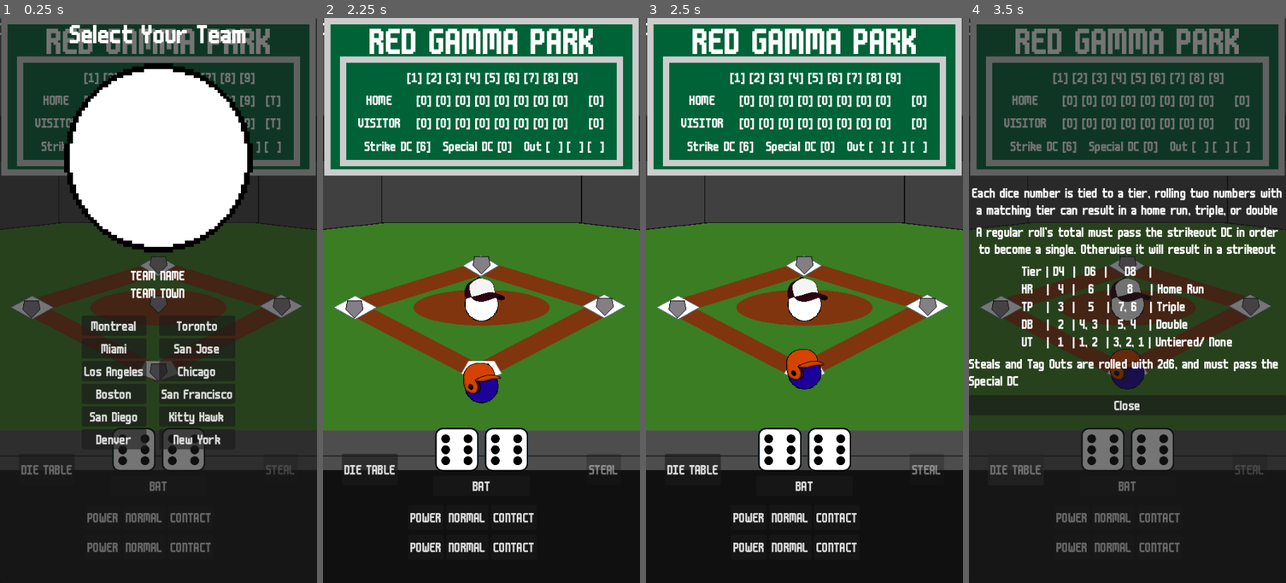
Above: before the commit, frames 1-4 (left to right).
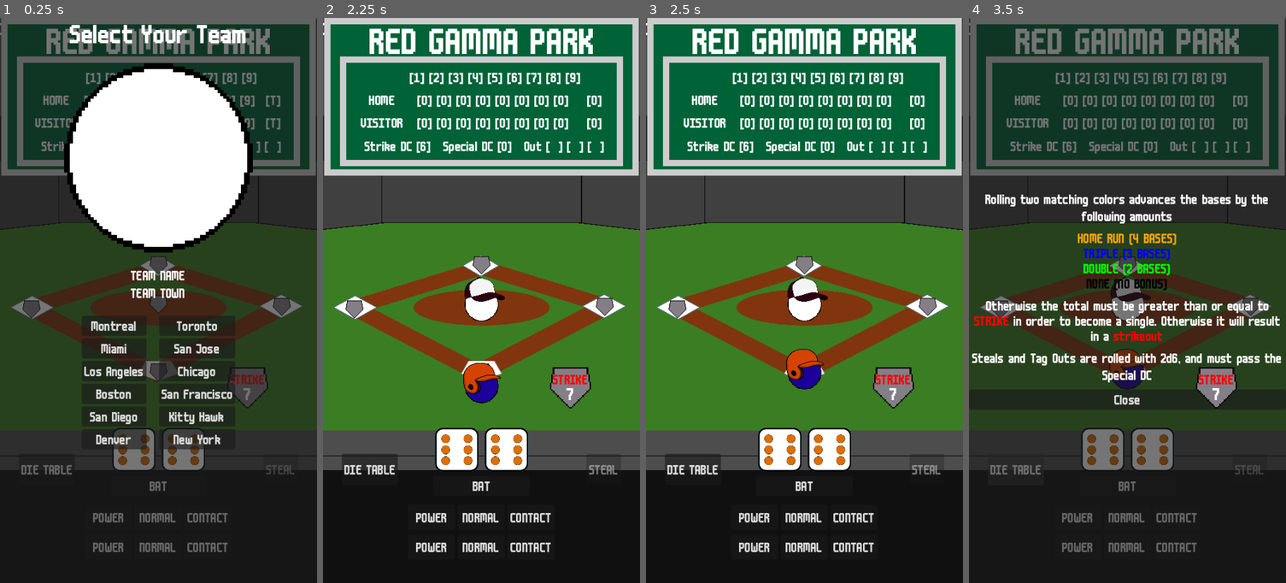
Above: after the commit, the same moments.

Repository: articrus/ROLL_BASEBALL
Game: Godot game, scene res://scenes/game_scene.tscn
Same seed, same stepped clock (60 frames per second), same inputs: the game is played once before the commit and once after it. This scene is started directly instead of the project's main scene.
Inputs:
- Up to frame 1 (0.25 s): no input
- Up to frame 2 (2.25 s): click "NORMAL" at 0.5 s; click "NORMAL" at 1.25 s; click "New York" at 2 s
- Up to frame 3 (2.5 s): no input
- Up to frame 4 (3.5 s): click "DIE TABLE" at 2.75 s

The runs differ from the first frame. In frame 1, 2.1% of the frame differs, in the area x 26-85%, y 9-95%; in frame 2, 4.6%; in frame 3, 4.6%; in frame 4, 15%, in the area x 0-99%, y 9-95%.

Commit message:
Urgent Changes
-Need to improve the explanation/readability of the game
-Changed die to have colors on certain faces instead of "tiers"
-Added a strike DC indicator (now called STRIKE)

Diff:
--- a/scenes/ui_scenes/dice_table.tscn
+++ b/scenes/ui_scenes/dice_table.tscn
@@ -24,19 +24,36 @@
 custom_minimum_size = Vector2(500, 0)
 layout_mode = 2
 theme = ExtResource("2_54ch6")
-text = "Each dice number is tied to a tier, rolling two numbers with a matching tier can result in a home run, triple, or double"
+text = "Rolling two matching colors advances the bases by the following amounts"
 horizontal_alignment = 1
 autowrap_mode = 2
 
-[node name="ExplanationB" type="Label" parent="HBoxContainer" unique_id=701074068]
+[node name="ExplanationA2" type="RichTextLabel" parent="HBoxContainer" unique_id=222552109]
 custom_minimum_size = Vector2(500, 0)
 layout_mode = 2
 theme = ExtResource("2_54ch6")
-text = "A regular roll's total must pass the strikeout DC in order to become a single. Otherwise it will result in a strikeout"
+bbcode_enabled = true
+text = "[color=orange]HOME RUN (4 BASES)[/color]
+[color=blue]TRIPLE (3 BASES)[/color]
+[color=green]DOUBLE (2 BASES)[/color]
+[color=black]NONE (NO BONUS)[/color]"
+fit_content = true
+scroll_active = false
+autowrap_mode = 2
 horizontal_alignment = 1
+
+[node name="ExplanationB" type="RichTextLabel" parent="HBoxContainer" unique_id=436270959]
+custom_minimum_size = Vector2(500, 0)
+layout_mode = 2
+theme = ExtResource("2_54ch6")
+bbcode_enabled = true
+text = "Otherwise the total must be greater than or equal to [color=red]STRIKE[/color] in order to become a single. Otherwise it will result in a [color=red]strikeout[/color]"
+fit_content = true
 autowrap_mode = 2
+horizontal_alignment = 1
 
 [node name="GridContainer" type="GridContainer" parent="HBoxContainer" unique_id=951558138]
+visible = false
 layout_mode = 2
 size_flags_horizontal = 4
 
@@ -70,6 +87,7 @@
 layout_mode = 2
 theme = ExtResource("2_54ch6")
 text = "Steals and Tag Outs are rolled with 2d6, and must pass the Special DC"
+horizontal_alignment = 1
 autowrap_mode = 2
 
 [node name="Close" type="Button" parent="HBoxContainer" unique_id=1746657956]
--- a/scenes/ui_scenes/game_over.tscn
+++ b/scenes/ui_scenes/game_over.tscn
@@ -3,8 +3,7 @@
 [ext_resource type="Script" uid="uid://igfjpn5huibj" path="res://scripts/ui/game_over.gd" id="1_cinye"]
 [ext_resource type="Theme" uid="uid://cjwjb6wa1fg38" path="res://ui/themes/baseball_text.tres" id="2_8d24m"]
 
-[node name="GameOver" type="Control" unique_id=1740025211]
-layout_mode = 3
+[node name="GameOver" type="Panel" unique_id=346299641]
 anchors_preset = 15
 anchor_right = 1.0
 anchor_bottom = 1.0
@@ -12,60 +11,55 @@
 grow_vertical = 2
 script = ExtResource("1_cinye")
 
-[node name="Panel" type="Panel" parent="." unique_id=1250451664]
-layout_mode = 1
-anchors_preset = -1
-anchor_left = 0.2
-anchor_top = 0.2
-anchor_right = 0.8
-anchor_bottom = 0.8
-grow_horizontal = 2
-grow_vertical = 2
-
-[node name="HBoxContainer" type="VBoxContainer" parent="Panel" unique_id=2001006064]
+[node name="HBoxContainer" type="VBoxContainer" parent="." unique_id=2001006064]
 layout_mode = 1
 anchors_preset = 8
 anchor_left = 0.5
 anchor_top = 0.5
 anchor_right = 0.5
 anchor_bottom = 0.5
-offset_left = -202.0
-offset_top = -77.5
-offset_right = 201.99997
-offset_bottom = 77.500015
+offset_left = -201.99998
+offset_top = -140.0
+offset_right = 202.0
+offset_bottom = 140.0
 grow_horizontal = 2
 grow_vertical = 2
 theme_override_constants/separation = 24
+alignment = 1
 
-[node name="GameOver" type="Label" parent="Panel/HBoxContainer" unique_id=1894949148]
+[node name="GameOver" type="Label" parent="HBoxContainer" unique_id=1894949148]
 layout_mode = 2
 theme = ExtResource("2_8d24m")
 text = "GAME OVER"
+horizontal_alignment = 1
 
-[node name="HomePoints" type="Label" parent="Panel/HBoxContainer" unique_id=1456317010]
+[node name="HomePoints" type="Label" parent="HBoxContainer" unique_id=1456317010]
 layout_mode = 2
 theme = ExtResource("2_8d24m")
 text = "Home Points: 0"
+horizontal_alignment = 1
 
-[node name="VisitorPoints" type="Label" parent="Panel/HBoxContainer" unique_id=240845473]
+[node name="VisitorPoints" type="Label" parent="HBoxContainer" unique_id=240845473]
 layout_mode = 2
 theme = ExtResource("2_8d24m")
 text = "Visitor Points: 0"
+horizontal_alignment = 1
 
-[node name="AveragePoints" type="Label" parent="Panel/HBoxContainer" unique_id=455677487]
+[node name="AveragePoints" type="Label" parent="HBoxContainer" unique_id=455677487]
 layout_mode = 2
 theme = ExtResource("2_8d24m")
 text = "Average Points per Inning: 0"
+horizontal_alignment = 1
 
-[node name="PlayAgain" type="Button" parent="Panel/HBoxContainer" unique_id=2042290972]
+[node name="PlayAgain" type="Button" parent="HBoxContainer" unique_id=2042290972]
 layout_mode = 2
 theme = ExtResource("2_8d24m")
 text = "Play Again"
 
-[node name="Quit" type="Button" parent="Panel/HBoxContainer" unique_id=1746657956]
+[node name="Quit" type="Button" parent="HBoxContainer" unique_id=1746657956]
 layout_mode = 2
 theme = ExtResource("2_8d24m")
 text = "Main Menu"
 
-[connection signal="pressed" from="Panel/HBoxContainer/PlayAgain" to="." method="_on_play_again"]
-[connection signal="pressed" from="Panel/HBoxContainer/Quit" to="." method="_on_quit"]
+[connection signal="pressed" from="HBoxContainer/PlayAgain" to="." method="_on_play_again"]
+[connection signal="pressed" from="HBoxContainer/Quit" to="." method="_on_quit"]
--- a/scripts/classes/signalbus.gd
+++ b/scripts/classes/signalbus.gd
@@ -20,7 +20,10 @@
 signal update_inning_info(strikeDC: int, specialDC: int)
 signal update_strikes(strikes: int)
 signal update_points(homeArray: Array[int], visitArray: Array[int])
+signal display_batting_result(result: String)
 
-# Temporary Signals
-signal display_batting_result(result: String)
+# Dice Rolling
+signal update_die_faces(leftType: Enums.DIE_TYPES, leftResult: int, rightType: Enums.DIE_TYPES, rightResult: int)
+
+# Figure out with this one
 signal update_inning(inning: int)
--- a/scripts/game_rules/dice.gd
+++ b/scripts/game_rules/dice.gd
@@ -73,6 +73,7 @@
 static func _process_batting(dieA: Enums.DIE_TYPES, dieB: Enums.DIE_TYPES, strikeDC: int) -> Array:
 	var roll_A = _get_die_result(dieA)
 	var roll_B = _get_die_result(dieB)
+	Signalbus.update_die_faces.emit(dieA, roll_A[0], dieB, roll_B[0])
 	var roll_total = roll_A[0] + roll_B[0]
 	var result = [roll_total, Enums.BATTING_RESULT]
 	# If roll results have a matching tier
@@ -100,6 +101,7 @@
 static func _process_pitching(dieA: Enums.DIE_TYPES, dieB: Enums.DIE_TYPES, strikeDC: int) -> Array:
 	var roll_A = _get_die_result(dieA)
 	var roll_B = _get_die_result(dieB)
+	Signalbus.update_die_faces.emit(dieA, roll_A[0], dieB, roll_B[0])
 	var roll_total = roll_A[0] + roll_B[0]
 	var result = [roll_total, Enums.BATTING_RESULT]
 	# If roll results have a matching tier
--- a/scripts/ui/game_over.gd
+++ b/scripts/ui/game_over.gd
@@ -1,9 +1,9 @@
 extends Control
 @onready var infoText = {
-	"GameOver": $Panel/HBoxContainer/GameOver,
-	"PlayerPoints": $Panel/HBoxContainer/HomePoints,
-	"ComPoints": $Panel/HBoxContainer/VisitorPoints,
-	"Average": $Panel/HBoxContainer/AveragePoints
+	"GameOver": $HBoxContainer/GameOver,
+	"PlayerPoints": $HBoxContainer/HomePoints,
+	"ComPoints": $HBoxContainer/VisitorPoints,
+	"Average": $HBoxContainer/AveragePoints
 }
 
 func _display_info(home: int, visit: int, av: float, victory: bool) -> void:
--- a/scripts/ui/roll_box.gd
+++ b/scripts/ui/roll_box.gd
@@ -5,9 +5,13 @@
 @onready var right_die = $DiceContainer/RightDie
 # Atlas Textures: 0: D4, 1: D6, 2: D8
 @export var die_textures: Array[AtlasTexture]
+@export var d4Textures: Array[AtlasTexture]
+@export var d6Textures: Array[AtlasTexture]
+@export var d8Textures: Array[AtlasTexture]
 
 func _ready() -> void:
 	Signalbus.disable_roll.connect(_disable_roll_button)
+	Signalbus.update_die_faces.connect(_display_die_results)
 
 # Prevents the spamming of the roll button
 func _disable_roll_button(toggle: bool) -> void:
@@ -28,3 +32,19 @@
 func _change_rolling_dice(left: int, right: int) -> void:
 	left_die.texture = die_textures[left]
 	right_die.texture = die_textures[right]
+
+func _display_die_results(leftDie: Enums.DIE_TYPES, leftResult: int, rightDie: Enums.DIE_TYPES, rightResult: int) -> void:
+	match leftDie:
+		Enums.DIE_TYPES.POWER:
+			left_die.texture = d4Textures[leftResult]
+		Enums.DIE_TYPES.NORMAL:
+			left_die.texture = d6Textures[leftResult]
+		Enums.DIE_TYPES.CONTACT:
+			left_die.texture = d8Textures[leftResult]
+	match rightDie:
+		Enums.DIE_TYPES.POWER:
+			right_die.texture = d4Textures[rightResult]
+		Enums.DIE_TYPES.NORMAL:
+			right_die.texture = d6Textures[rightResult]
+		Enums.DIE_TYPES.CONTACT:
+			right_die.texture = d8Textures[rightResult]
--- a/ui/dice_textures/d8/d8_7.tres
+++ b/ui/dice_textures/d8/d8_7.tres
@@ -4,4 +4,4 @@
 
 [resource]
 atlas = ExtResource("1_ehm6q")
-region = Rect2(0, 320, 320, 320)
+region = Rect2(320, 320, 320, 320)
--- a/ui/hud_components/die_strategy.tscn
+++ b/ui/hud_components/die_strategy.tscn
@@ -4,6 +4,7 @@
 [ext_resource type="Theme" uid="uid://cjwjb6wa1fg38" path="res://ui/themes/baseball_text.tres" id="1_cypsq"]
 
 [node name="LeftDie" type="HBoxContainer" unique_id=1539795031]
+custom_minimum_size = Vector2(75, 0)
 anchors_preset = 8
 anchor_left = 0.5
 anchor_top = 0.5
@@ -17,19 +18,23 @@
 grow_vertical = 2
 pivot_offset = Vector2(117, 20)
 theme = ExtResource("1_cypsq")
+alignment = 1
 script = ExtResource("1_706v5")
 
 [node name="PowerBtn" type="Button" parent="." unique_id=1225632445]
+custom_minimum_size = Vector2(75, 0)
 layout_mode = 2
 theme = ExtResource("1_cypsq")
 text = "POWER"
 
 [node name="NormalBtn" type="Button" parent="." unique_id=984531999]
+custom_minimum_size = Vector2(75, 0)
 layout_mode = 2
 theme = ExtResource("1_cypsq")
 text = "NORMAL"
 
 [node name="ContactBtn" type="Button" parent="." unique_id=583509337]
+custom_minimum_size = Vector2(75, 0)
 layout_mode = 2
 theme = ExtResource("1_cypsq")
 text = "CONTACT"
--- a/ui/hud_components/roll_box.tscn
+++ b/ui/hud_components/roll_box.tscn
@@ -4,7 +4,22 @@
 [ext_resource type="Texture2D" uid="uid://dt1yg03gwi4ts" path="res://ui/dice_textures/d6/d6_6.tres" id="1_wyr4b"]
 [ext_resource type="Texture2D" uid="uid://bltjgndjnf6o2" path="res://ui/dice_textures/d4/d4_4.tres" id="2_vbxjb"]
 [ext_resource type="Texture2D" uid="uid://cu6p2kqwgc31e" path="res://ui/dice_textures/d8/d8_8.tres" id="4_gg1wy"]
+[ext_resource type="Texture2D" uid="uid://dwst2rbm0rse" path="res://ui/dice_textures/d4/d4_1.tres" id="5_o1llc"]
 [ext_resource type="Theme" uid="uid://cjwjb6wa1fg38" path="res://ui/themes/baseball_text.tres" id="5_we2qg"]
+[ext_resource type="Texture2D" uid="uid://81k30aydi86r" path="res://ui/dice_textures/d4/d4_2.tres" id="6_podjb"]
+[ext_resource type="Texture2D" uid="uid://c7cx3k8ftkgnl" path="res://ui/dice_textures/d4/d4_3.tres" id="7_bcm0u"]
+[ext_resource type="Texture2D" uid="uid://belwwoevhr0i4" path="res://ui/dice_textures/d6/d6_1.tres" id="8_bd86i"]
+[ext_resource type="Texture2D" uid="uid://dlj1e80c06w0n" path="res://ui/dice_textures/d6/d6_2.tres" id="9_gsyv1"]
+[ext_resource type="Texture2D" uid="uid://bskt3bp7smgfq" path="res://ui/dice_textures/d6/d6_3.tres" id="10_5gr4j"]
+[ext_resource type="Texture2D" uid="uid://btrgg5uvj6ae6" path="res://ui/dice_textures/d6/d6_4.tres" id="11_3mcla"]
+[ext_resource type="Texture2D" uid="uid://c04ab4r1n6378" path="res://ui/dice_textures/d6/d6_5.tres" id="12_in5kr"]
+[ext_resource type="Texture2D" uid="uid://dqvqkqpitvhxf" path="res://ui/dice_textures/d8/d8_1.tres" id="13_nxhc4"]
+[ext_resource type="Texture2D" uid="uid://14xtvvyvrgv3" path="res://ui/dice_textures/d8/d8_2.tres" id="14_5ofe3"]
+[ext_resource type="Texture2D" uid="uid://cuk3spp0rci7a" path="res://ui/dice_textures/d8/d8_3.tres" id="15_wheec"]
+[ext_resource type="Texture2D" uid="uid://l3478x0hvbqk" path="res://ui/dice_textures/d8/d8_4.tres" id="16_ujfko"]
+[ext_resource type="Texture2D" uid="uid://bq272jw3fl8qn" path="res://ui/dice_textures/d8/d8_5.tres" id="17_5r8rb"]
+[ext_resource type="Texture2D" uid="uid://dmctjja0yk7ck" path="res://ui/dice_textures/d8/d8_6.tres" id="18_ai0e8"]
+[ext_resource type="Texture2D" uid="uid://ddgs40o4cvxp0" path="res://ui/dice_textures/d8/d8_7.tres" id="19_psak6"]
 
 [node name="RollBox" type="VBoxContainer" unique_id=927553995]
 anchors_preset = 8
@@ -23,6 +38,9 @@
 alignment = 1
 script = ExtResource("1_auu82")
 die_textures = Array[AtlasTexture]([ExtResource("2_vbxjb"), ExtResource("1_wyr4b"), ExtResource("4_gg1wy")])
+d4Textures = Array[AtlasTexture]([null, ExtResource("5_o1llc"), ExtResource("6_podjb"), ExtResource("7_bcm0u"), ExtResource("2_vbxjb")])
+d6Textures = Array[AtlasTexture]([null, ExtResource("8_bd86i"), ExtResource("9_gsyv1"), ExtResource("10_5gr4j"), ExtResource("11_3mcla"), ExtResource("12_in5kr"), ExtResource("1_wyr4b")])
+d8Textures = Array[AtlasTexture]([null, ExtResource("13_nxhc4"), ExtResource("14_5ofe3"), ExtResource("15_wheec"), ExtResource("16_ujfko"), ExtResource("17_5r8rb"), ExtResource("18_ai0e8"), ExtResource("19_psak6"), ExtResource("4_gg1wy")])
 
 [node name="DiceContainer" type="HBoxContainer" parent="." unique_id=1312314460]
 custom_minimum_size = Vector2(75, 75)
--- a/ui/hud_components/scoreboard.tscn
+++ b/ui/hud_components/scoreboard.tscn
@@ -125,7 +125,7 @@
 size_flags_vertical = 6
 theme = ExtResource("2_d7rl5")
 theme_override_font_sizes/font_size = 25
-text = "[1] [2] [3] [4] [5] [6] [7] [8] [9] "
+text = "[1] [2] [3] [4] [5] [6] [7] [8] [9]"
 horizontal_alignment = 1
 
 [node name="EmptyB" type="Label" parent="Panel/InnerPanel/Team Score" unique_id=787186165]
--- a/ui/player_ui.tscn
+++ b/ui/player_ui.tscn
@@ -9,6 +9,7 @@
 [ext_resource type="PackedScene" uid="uid://kbcnj7hk78eo" path="res://ui/hud_components/result_text.tscn" id="7_g1ro4"]
 [ext_resource type="PackedScene" uid="uid://47ioydhmhpft" path="res://scenes/ui_scenes/game_over.tscn" id="7_hff70"]
 [ext_resource type="PackedScene" uid="uid://btxim5i06julr" path="res://ui/hud_components/scoreboard.tscn" id="8_f7sc3"]
+[ext_resource type="Texture2D" uid="uid://bpmuw1506raew" path="res://art/baseball_field/temp_diamond.png" id="10_b6i2q"]
 
 [node name="PlayerUI" type="Control" unique_id=258670629]
 layout_mode = 3
@@ -117,5 +118,55 @@
 visible = false
 layout_mode = 1
 
+[node name="Strike" type="Control" parent="." unique_id=247973743]
+anchors_preset = 0
+offset_right = 40.0
+offset_bottom = 40.0
+
+[node name="TextureRect" type="TextureRect" parent="Strike" unique_id=1584328034]
+custom_minimum_size = Vector2(75, 75)
+layout_mode = 0
+offset_left = 356.0
+offset_top = 549.0
+offset_right = 431.0
+offset_bottom = 624.0
+texture = ExtResource("10_b6i2q")
+expand_mode = 5
+
+[node name="VBoxContainer" type="VBoxContainer" parent="Strike/TextureRect" unique_id=2097666050]
+layout_mode = 1
+anchors_preset = 8
+anchor_left = 0.5
+anchor_top = 0.5
+anchor_right = 0.5
+anchor_bottom = 0.5
+offset_left = -32.5
+offset_top = -31.0
+offset_right = 32.5
+offset_bottom = 31.0
+grow_horizontal = 2
+grow_vertical = 2
+theme_override_constants/separation = -6
+alignment = 1
+
+[node name="Strike" type="RichTextLabel" parent="Strike/TextureRect/VBoxContainer" unique_id=1875359273]
+layout_mode = 2
+theme = ExtResource("5_lp0io")
+bbcode_enabled = true
+text = "[color=red]STRIKE[/color]"
+fit_content = true
+scroll_active = false
+horizontal_alignment = 1
+
+[node name="Label2" type="RichTextLabel" parent="Strike/TextureRect/VBoxContainer" unique_id=1924156094]
+layout_mode = 2
+theme = ExtResource("5_lp0io")
+theme_override_font_sizes/normal_font_size = 32
+bbcode_enabled = true
+text = "7"
+fit_content = true
+scroll_active = false
+horizontal_alignment = 1
+
 [connection signal="pressed" from="Bottom/HBoxContainer/DieTableButon" to="." method="_on_die_table_buton_pressed"]
 [connection signal="pressed" from="Bottom/HBoxContainer/StealTagButton" to="." method="_on_steal_tag_button_pressed"]
Binary file changed: art/dice/dice.png
Not shown, changed: web/rollbaseball.html
Not shown, changed: web/rollbaseball.pck
